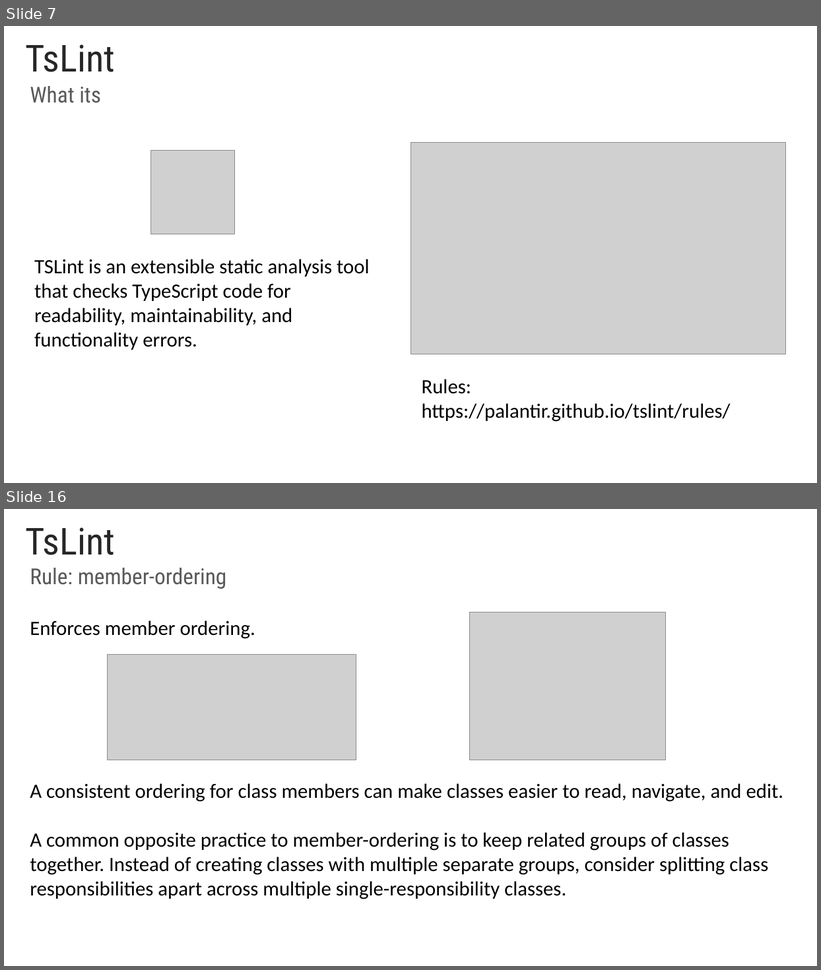
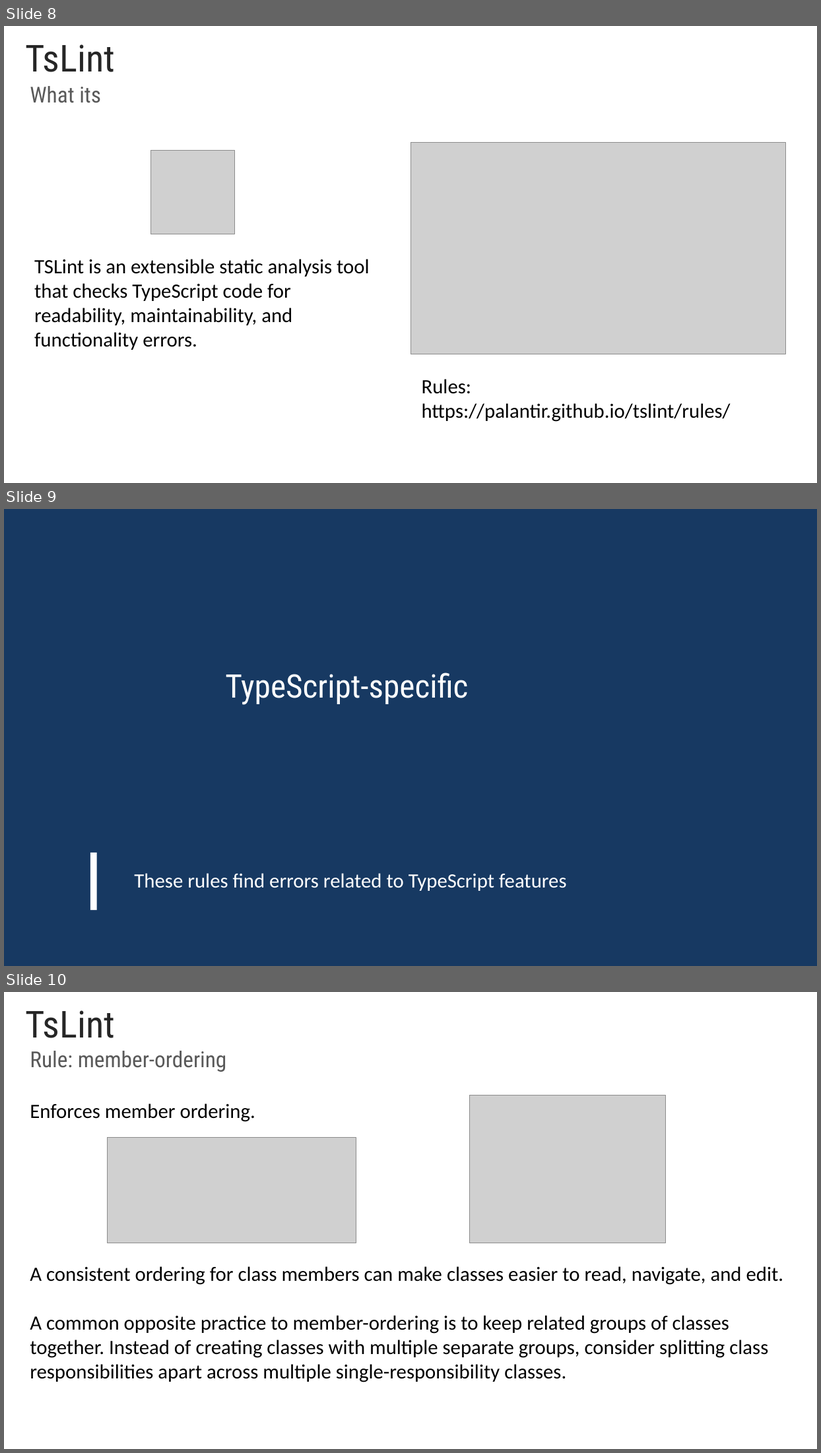
Before and after one commit to rached193/AngularWorkshop-20181116, a slide deck: 01_best_practices/01_best_practices.pptx. Shown one above the other, each under a label of ours: slides 7 and 16 before the commit, slides 8, 9 and 10 after it; the slides between them are not shown. The pictures are 821x970 and 821x1453 pixels, drawn with LibreOffice and Linux fonts; fonts in the diff are those of the drawing; grey boxes stand for pictures; background and template pictures are left out. Boxes give left, top, right and bottom in pixels: in the first picture for what was removed or moved away, otherwise in the second. Text is boxed around its words. In the diff, an @@ line names an element or a change of style, - is before the commit and + after.

```diff
--- a/01_best_practices/01_best_practices.pptx
+++ b/01_best_practices/01_best_practices.pptx
@@ slide 9 added at bbox=[4, 509, 817, 966], background #173962 @@
@@ title added at bbox=[225, 673, 468, 705], 38.4 pt, text #FFFFFF @@
+TypeScript-specific
@@ rectangle added at bbox=[90, 853, 96, 910], fill #FFFFFF @@
@@ text added at bbox=[134, 873, 567, 891], 24 pt, text #FFFFFF @@
+These rules find errors related to TypeScript features
@@ what was slide 7 is now slide 8 @@
@@ what was slide 16 is now slide 10 @@
```
Also in this commit, not shown: 7 slides changed, 5 other slides added, 4 slides removed.
